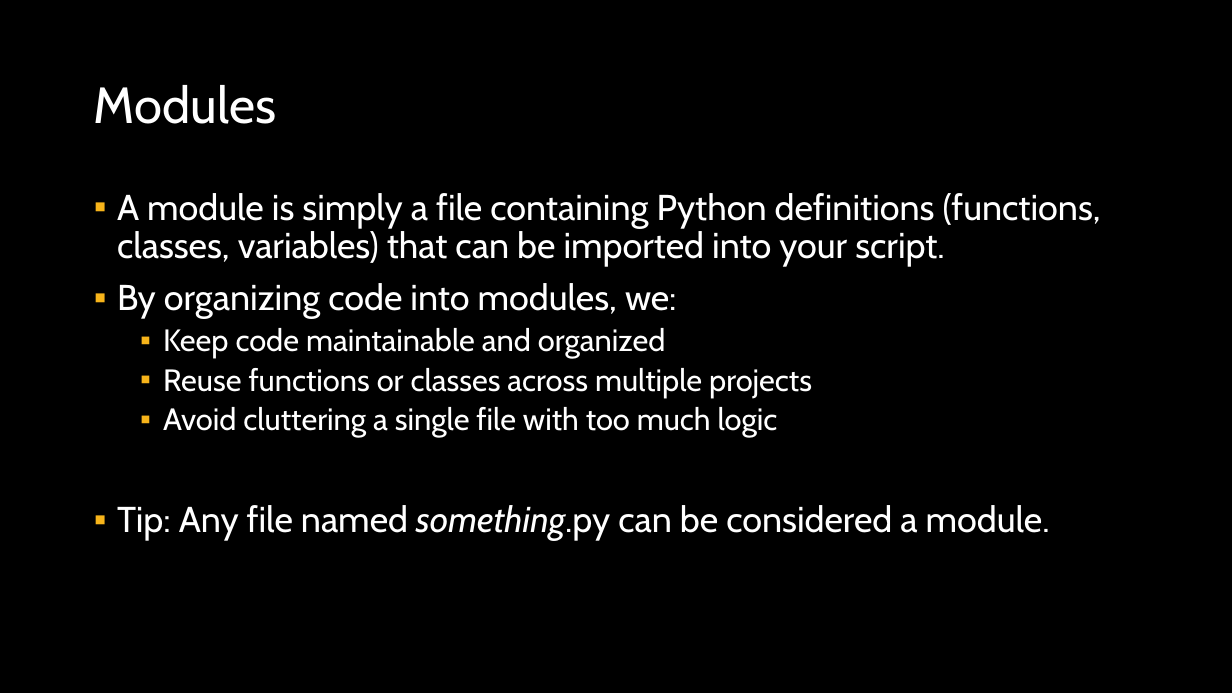
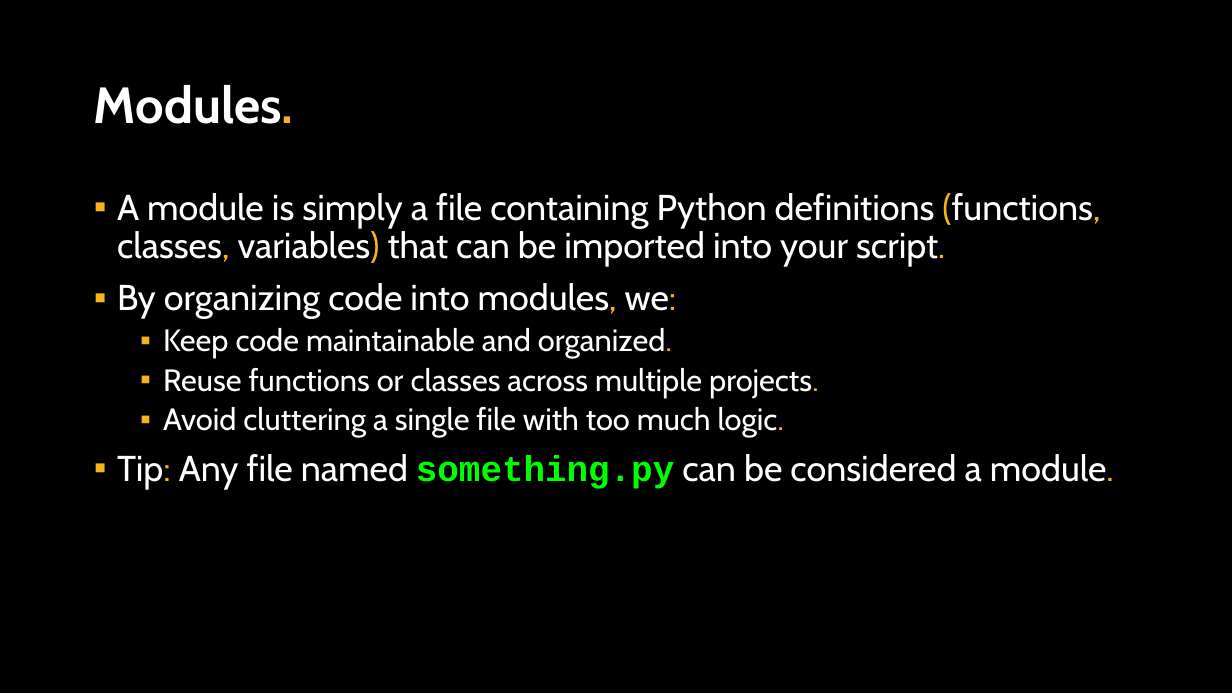
Before and after one commit to APS106/APS106-winter-2026-goodfellow-sutton, a slide deck: slide 22 of lectures/week11/lecture2/slides/week11_lecture2.pptx (slide 25 before the commit). Drawn at 1232x693 pixels with LibreOffice and Linux fonts; fonts in the diff are those of the drawing; background and template pictures are left out. Boxes give left, top, right and bottom in pixels: in the first picture for what was removed or moved away, otherwise in the second. Text is boxed around its words. In the diff, an @@ line names an element or a change of style, - is before the commit and + after.

```diff
--- a/lectures/week11/lecture2/slides/week11_lecture2.pptx
+++ b/lectures/week11/lecture2/slides/week11_lecture2.pptx
@@ title at [94, 85, 294, 124]: text changed; bold on @@
-Modules
+Modules.
@@ text at [117, 193, 1114, 490]: text colour #FFFFFF to #F7B41A in "(functions, classes, variables) script.", "modules, we:", "Tip: module."; font Cabin to Courier New, text colour #FFFFFF to #00FF00, bold on, italic off in "something.py" @@
@@ text at [163, 328, 818, 437]: text changed @@
-  ▪ Keep code maintainable and organized
-  ▪ Reuse functions or classes across multiple projects
-  ▪ Avoid cluttering a single file with too much logic
+  ▪ Keep code maintainable and organized.
+  ▪ Reuse functions or classes across multiple projects.
+  ▪ Avoid cluttering a single file with too much logic.
```
Also in this commit, not shown: 23 other slides changed, 2 slides added, 5 slides removed, 17 other files.
